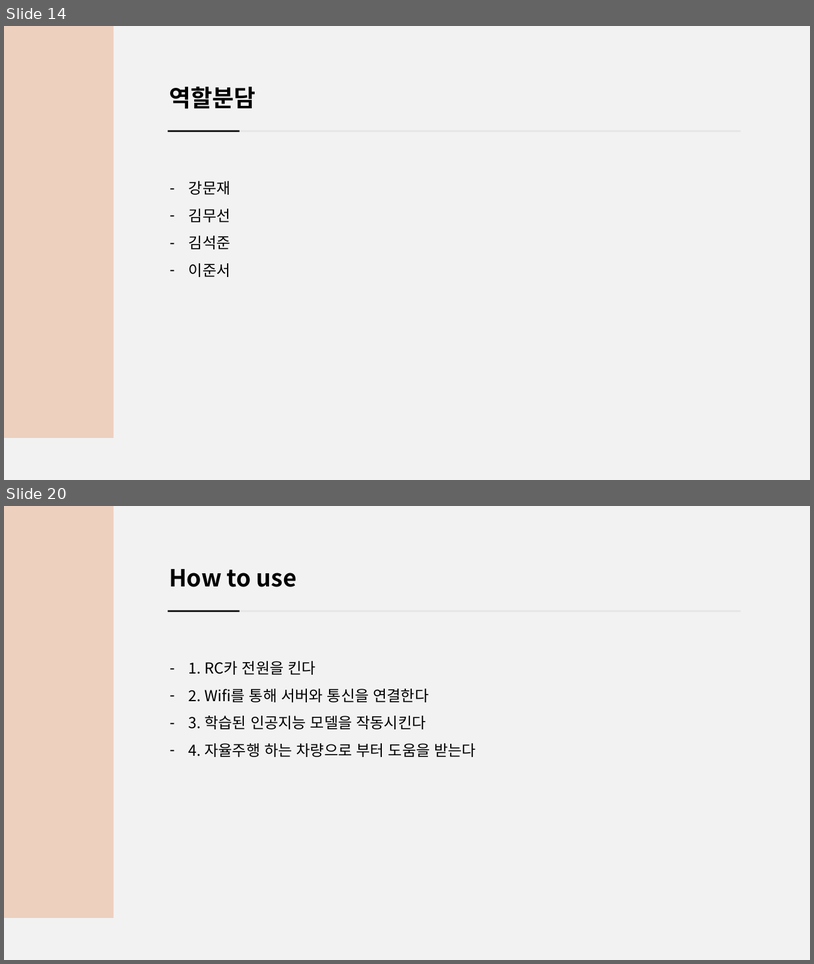
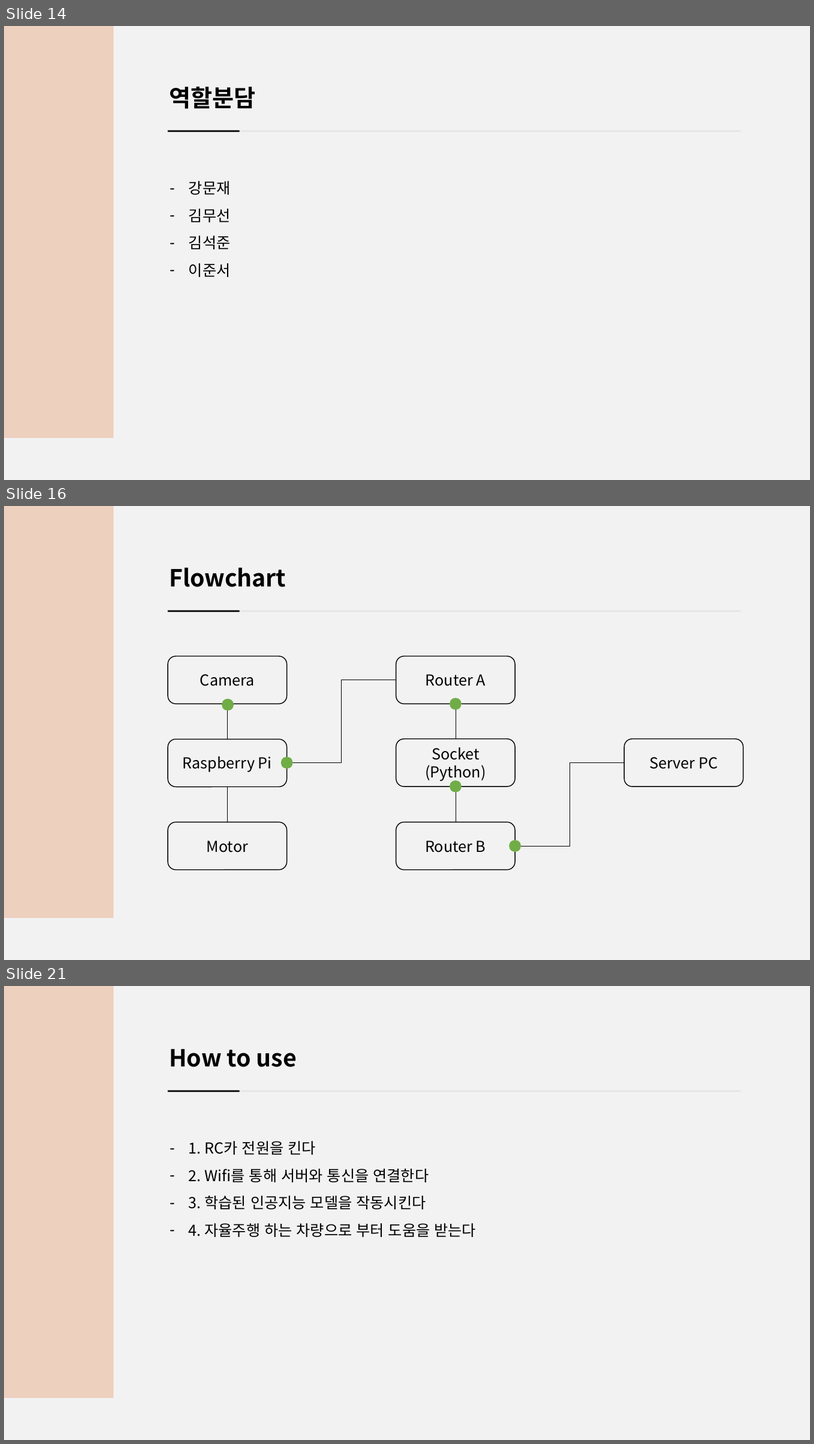
Before and after one commit to jsotouto/ICARUS, a slide deck: 경북과고 ICARUS 통합 PPT.pptx. Shown one above the other, each under a label of ours: slides 14 and 20 before the commit, slides 14, 16 and 21 after it; the slides between them are not shown. The pictures are 814x964 and 814x1444 pixels, drawn with LibreOffice and Linux fonts; fonts in the diff are those of the drawing. Boxes give left, top, right and bottom in pixels: in the first picture for what was removed or moved away, otherwise in the second. Text is boxed around its words. In the diff, an @@ line names an element or a change of style, - is before the commit and + after.

```diff
--- a/경북과고 ICARUS 통합 PPT.pptx
+++ b/경북과고 ICARUS 통합 PPT.pptx
@@ slide 16 added at bbox=[4, 506, 810, 960], background #F2F2F2 @@
@@ rectangle added at bbox=[4, 506, 113, 918], fill #EDD0BE @@
@@ text added at bbox=[169, 567, 286, 587], 28 pt, text #000000, bold @@
+Flowchart
@@ line added from (167, 611) to (741, 611), #E5E5E5 2 pt @@
@@ line added from (168, 611) to (240, 611), #000000 2 pt @@
@@ rounded rectangle added at bbox=[168, 656, 287, 704], outline #000000 1 pt, 18 pt, text #000000 @@
+Camera
@@ rounded rectangle added at bbox=[396, 656, 516, 704], outline #000000 1 pt, 18 pt, text #000000 @@
+Router A
@@ elbow line added from (287, 763) to (396, 679), #000000 0.5 pt @@
@@ ellipse added at bbox=[222, 699, 234, 711], fill #70AD47 @@
@@ ellipse added at bbox=[450, 698, 462, 710], fill #70AD47 @@
@@ line added from (227, 704) to (227, 739), #000000 0.5 pt @@
@@ line added from (456, 704) to (456, 739), #000000 0.5 pt @@
@@ rounded rectangle added at bbox=[168, 739, 287, 787], outline #000000 1 pt, 18 pt, text #000000 @@
+Raspberry Pi
@@ rounded rectangle added at bbox=[396, 739, 516, 787], outline #000000 1 pt, 18 pt, text #000000 @@
+Socket
+(Python)
@@ rounded rectangle added at bbox=[624, 739, 744, 787], outline #000000 1 pt, 18 pt, text #000000 @@
+Server PC
@@ ellipse added at bbox=[281, 756, 293, 769], fill #70AD47 @@
@@ elbow line added from (515, 846) to (624, 762), #000000 0.5 pt @@
@@ line added from (227, 787) to (227, 822), #000000 0.5 pt @@
@@ ellipse added at bbox=[450, 780, 462, 792], fill #70AD47 @@
@@ line added from (456, 786) to (456, 822), #000000 0.5 pt @@
@@ rounded rectangle added at bbox=[168, 822, 287, 870], outline #000000 1 pt, 18 pt, text #000000 @@
+Motor
@@ rounded rectangle added at bbox=[396, 822, 516, 870], outline #000000 1 pt, 18 pt, text #000000 @@
+Router B
@@ ellipse added at bbox=[510, 840, 522, 852], fill #70AD47 @@
@@ what was slide 20 is now slide 21 @@
```
Also in this commit, not shown: 12 slides changed, 1 slide removed, 1 other file.
